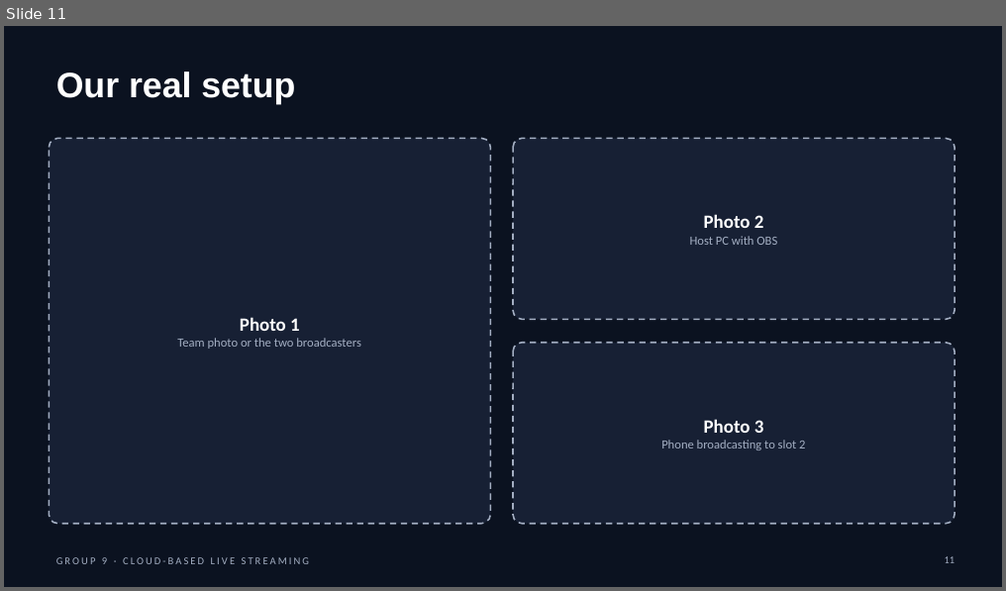
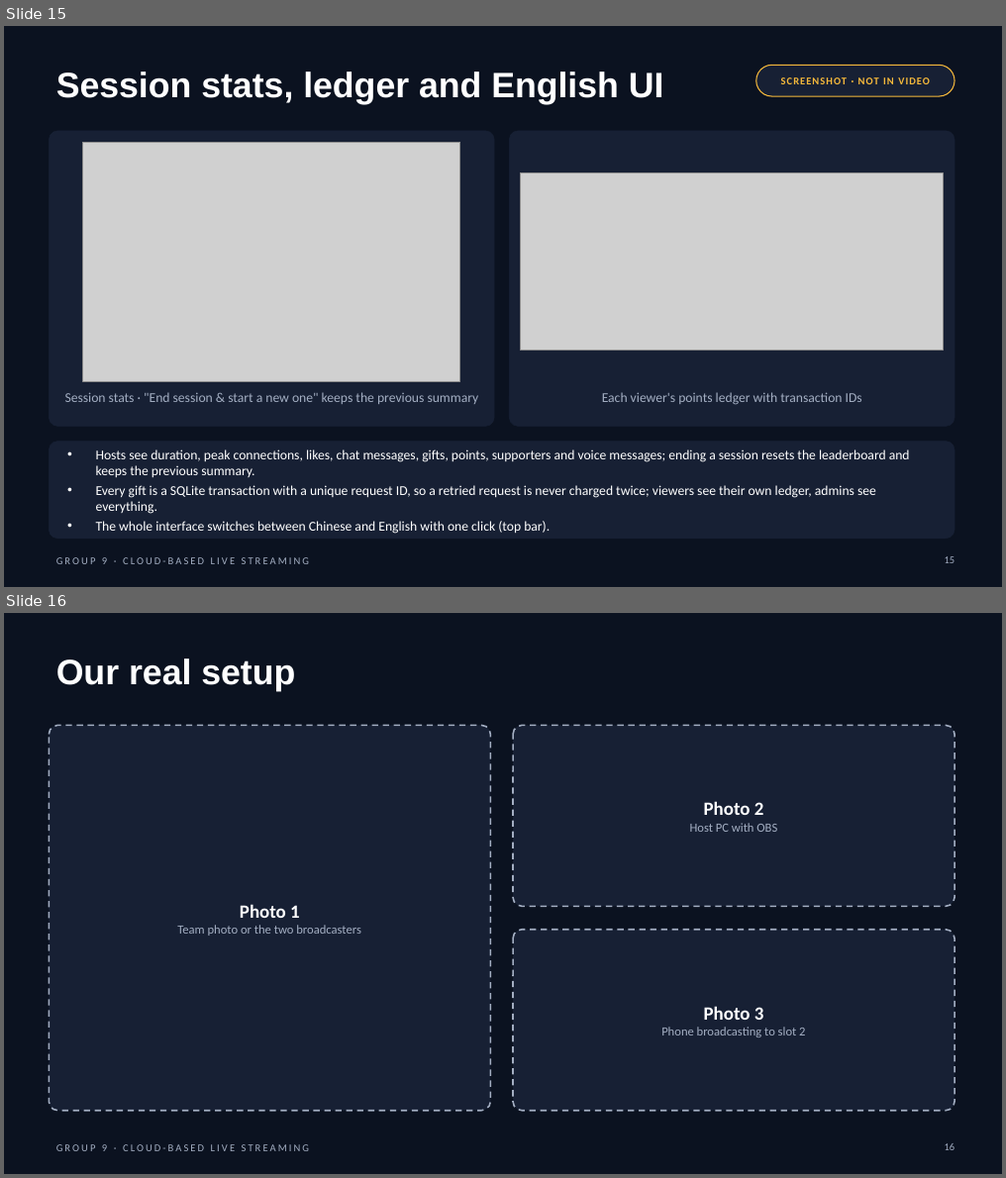
Before and after one commit to yycc0112299/live_streaming, a slide deck: docs/final-report/Group 9.pptx. Shown one above the other, each under a label of ours: slide 11 before the commit, slides 15 and 16 after it. The pictures are 1006x591 and 1006x1178 pixels, drawn with LibreOffice and Linux fonts; fonts in the diff are those of the drawing; grey boxes stand for pictures. Boxes give left, top, right and bottom in pixels: in the first picture for what was removed or moved away, otherwise in the second. Text is boxed around its words. In the diff, an @@ line names an element or a change of style, - is before the commit and + after.

```diff
--- a/docs/final-report/Group 9.pptx
+++ b/docs/final-report/Group 9.pptx
@@ slide 15 added at bbox=[4, 26, 1002, 587], background #0B1220; not listed: 1 template element that a slide beside it also shows @@
@@ title added at bbox=[56, 72, 664, 105], 34 pt, text #FFFFFF, bold @@
+Session stats, ledger and English UI
@@ rounded rectangle added at bbox=[756, 65, 954, 96], fill #172034, outline #F6B93B 1 pt @@
@@ text added at bbox=[781, 77, 930, 84], 10 pt, text #F6B93B, bold @@
+SCREENSHOT · NOT IN VIDEO
@@ rounded rectangle added at bbox=[49, 131, 494, 427], fill #172034, outline #172034 0.5 pt @@
@@ picture added at bbox=[82, 142, 460, 381] @@
@@ rounded rectangle added at bbox=[509, 131, 954, 427], fill #172034, outline #172034 0.5 pt @@
@@ picture added at bbox=[521, 174, 944, 350] @@
@@ text added at bbox=[65, 392, 479, 404], 13 pt, text #A3AEC2 @@
+Session stats · "End session & start a new one" keeps the previous summary
@@ text added at bbox=[602, 392, 862, 405], 13 pt, text #A3AEC2 @@
+Each viewer's points ledger with transaction IDs
@@ rounded rectangle added at bbox=[49, 442, 954, 539], fill #172034, outline #172034 0.5 pt @@
@@ text added at bbox=[96, 450, 910, 534], 13 pt, text #FFFFFF @@
+• Hosts see duration, peak connections, likes, chat messages, gifts, points, supporters and voice messages; ending a session resets the leaderboard and keeps the previous summary.
+• Every gift is a SQLite transaction with a unique request ID, so a retried request is never charged twice; viewers see their own ledger, admins see everything.
+• The whole interface switches between Chinese and English with one click (top bar).
@@ page number added at bbox=[944, 557, 955, 564], 10 pt, text #A3AEC2 @@
+15
@@ what was slide 11 is now slide 16 @@
@@ page number at bbox=[944, 1144, 955, 1151]: text changed @@
-11
+16
```
Also in this commit, not shown: 4 other slides added, 16 other files.
